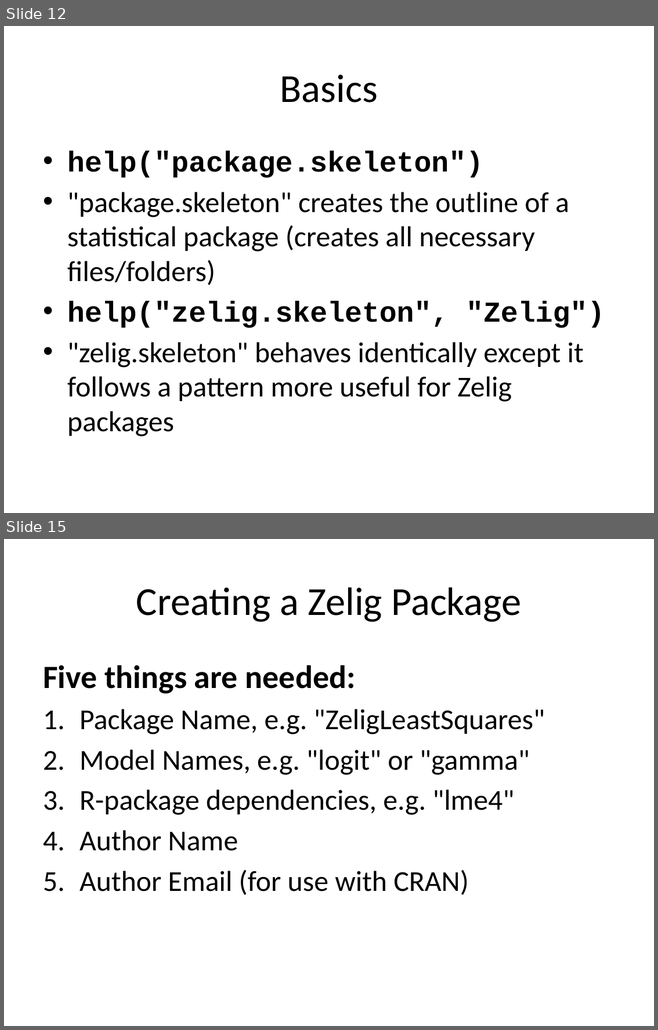
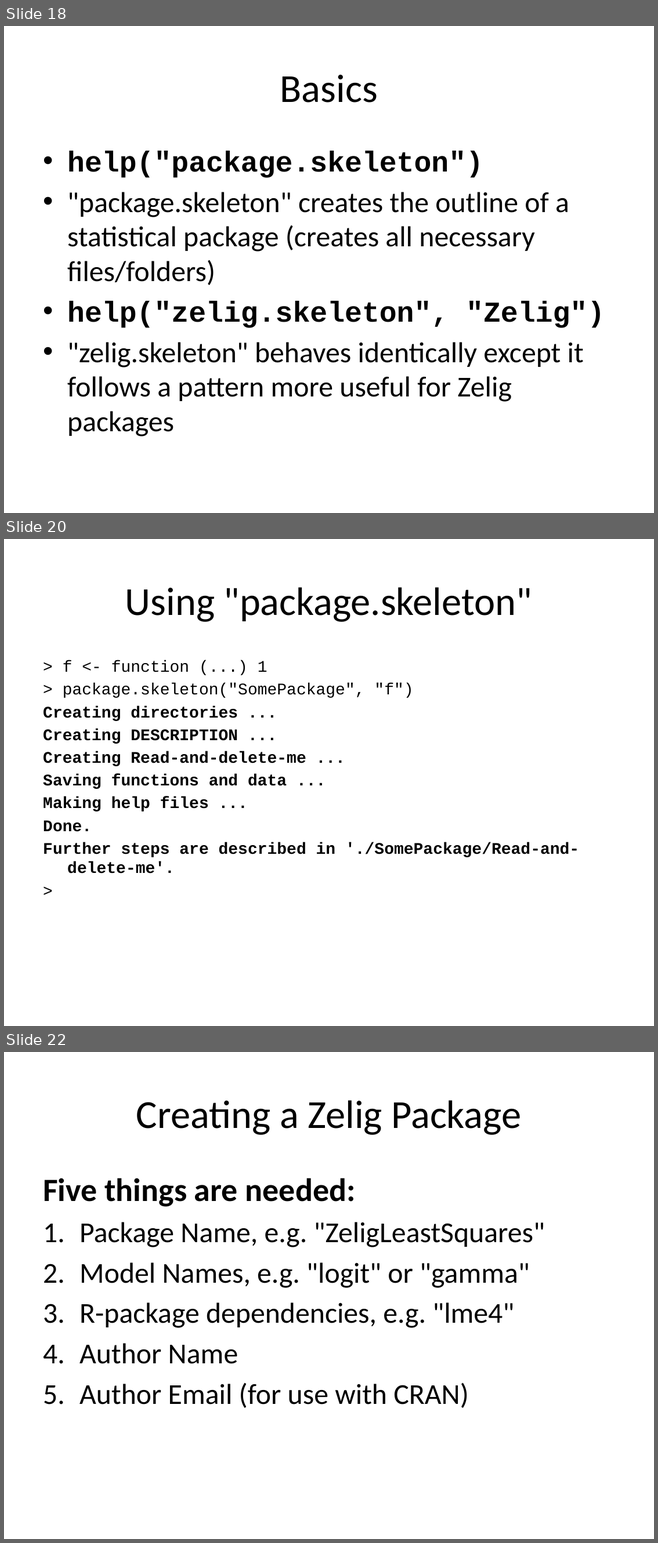
Before and after one commit to IQSS/Zelig4-Documentation, a slide deck: January-Class/Zelig_1_regressions.pptx. Shown one above the other, each under a label of ours: slides 12 and 15 before the commit, slides 18, 20 and 22 after it; the slides between them are not shown. The pictures are 658x1030 and 658x1543 pixels, drawn with LibreOffice and Linux fonts; fonts in the diff are those of the drawing. Boxes give left, top, right and bottom in pixels: in the first picture for what was removed or moved away, otherwise in the second. Text is boxed around its words. In the diff, an @@ line names an element or a change of style, - is before the commit and + after.

```diff
--- a/January-Class/Zelig_1_regressions.pptx
+++ b/January-Class/Zelig_1_regressions.pptx
@@ slide 20 added at (4,539,654,1026), background #FFFFFF @@
@@ title added at (125,587,532,622), 44 pt, text #000000 @@
+Using "package.skeleton"
@@ text added at (43,660,579,874), 18 pt, text #000000, bold @@
+> f <- function (...) 1
+> package.skeleton("SomePackage", "f")
+Creating directories ...
+Creating DESCRIPTION ...
+Creating Read-and-delete-me ...
+Saving functions and data ...
+Making help files ...
+Done.
+Further steps are described in './SomePackage/Read-and-delete-me'.
+>
@@ what was slide 12 is now slide 18 @@
@@ what was slide 15 is now slide 22 @@
```
Also in this commit, not shown: 2 slides changed, 6 other slides added.
